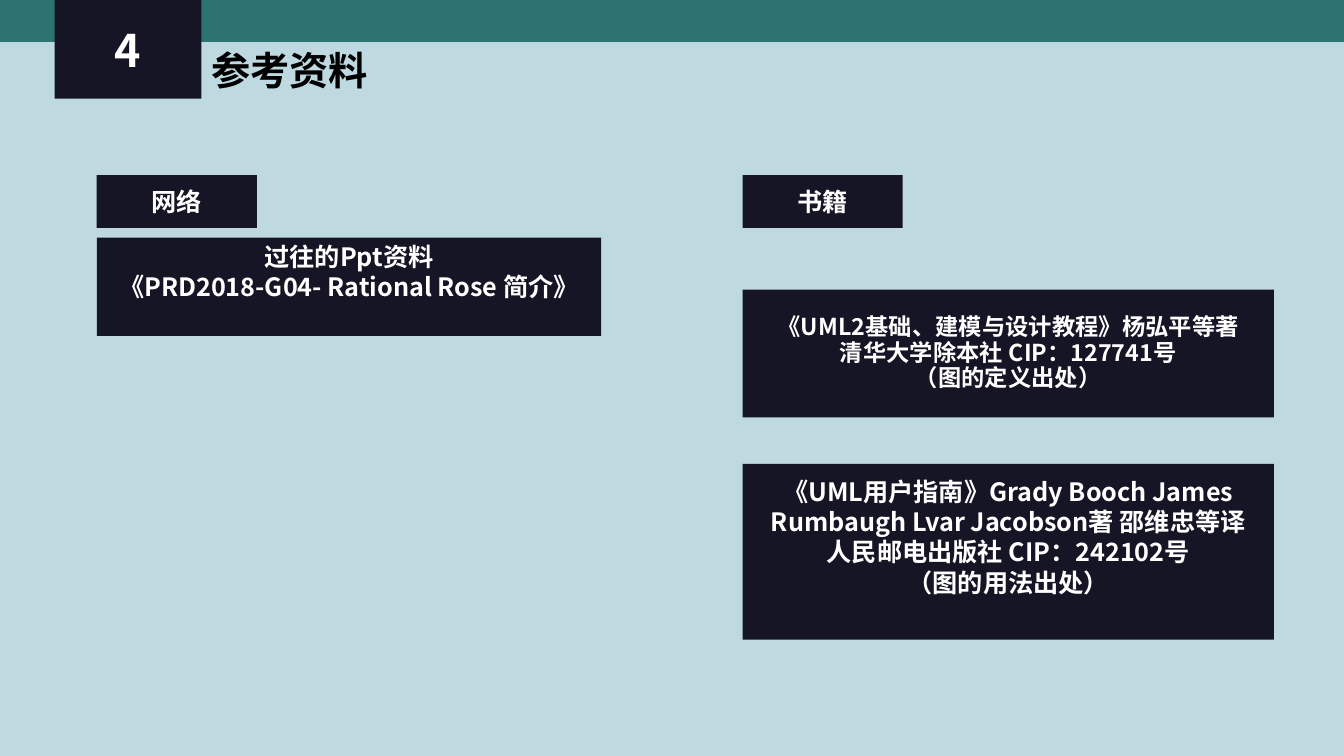
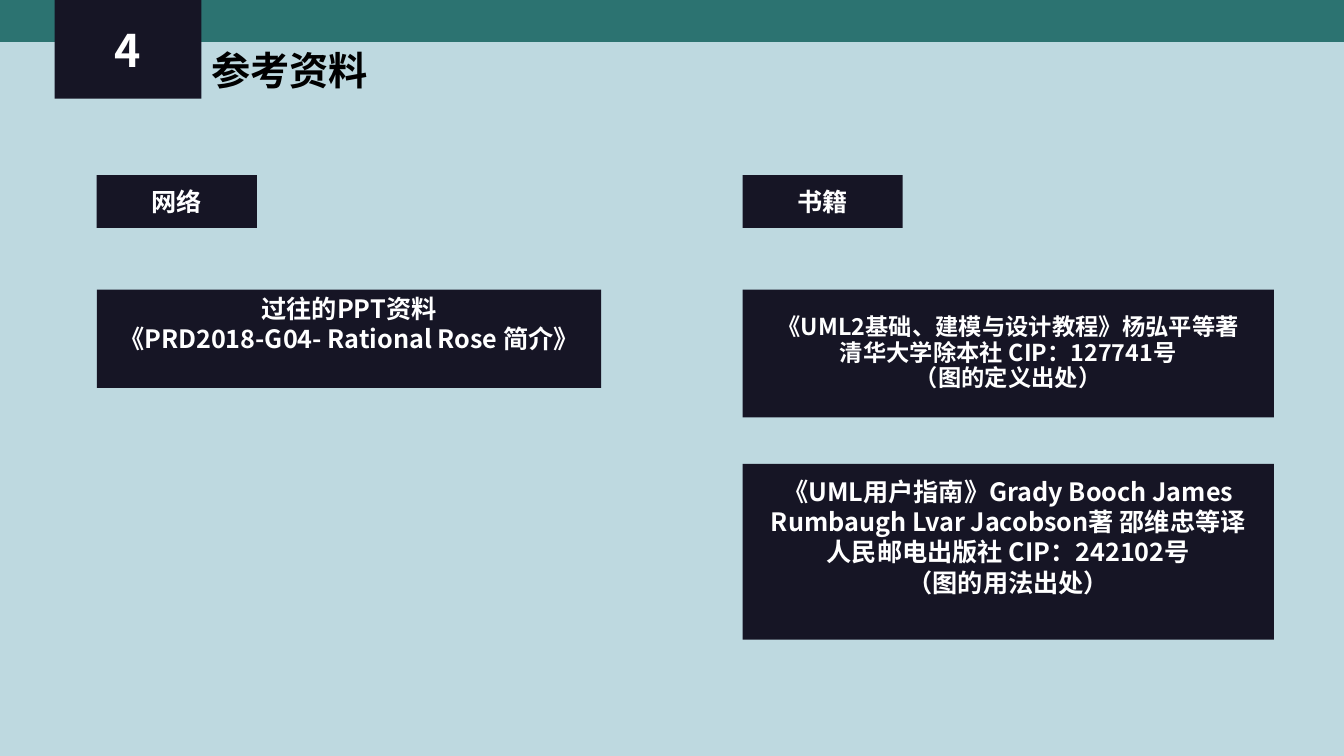
Before and after one commit to PRD-2018-G04/PRD-2018-G04, a slide deck: slide 31 of G04项目组/受控文档/翻转课堂PPT/PRD2018-G04-UML 基础Ⅲ.ppt (slide 27 before the commit). Drawn at 1344x756 pixels with LibreOffice and Linux fonts; fonts in the diff are those of the drawing. Boxes give left, top, right and bottom in pixels: in the first picture for what was removed or moved away, otherwise in the second. Text is boxed around its words. In the diff, an @@ line names an element or a change of style, - is before the commit and + after.

```diff
--- a/G04项目组/受控文档/翻转课堂PPT/PRD2018-G04-UML 基础Ⅲ.ppt
+++ b/G04项目组/受控文档/翻转课堂PPT/PRD2018-G04-UML 基础Ⅲ.ppt
@@ rectangle "过往的PPT资料": place and size @@
-rectangle "过往的PPT资料" at bbox=[97, 238, 601, 337]
+rectangle "过往的PPT资料" at bbox=[97, 289, 601, 388]
@@ text in rectangle at bbox=[262, 296, 437, 321]: text changed @@
-过往的Ppt资料
+过往的PPT资料
```
Also in this commit, not shown: 14 other slides changed, 5 slides added.
